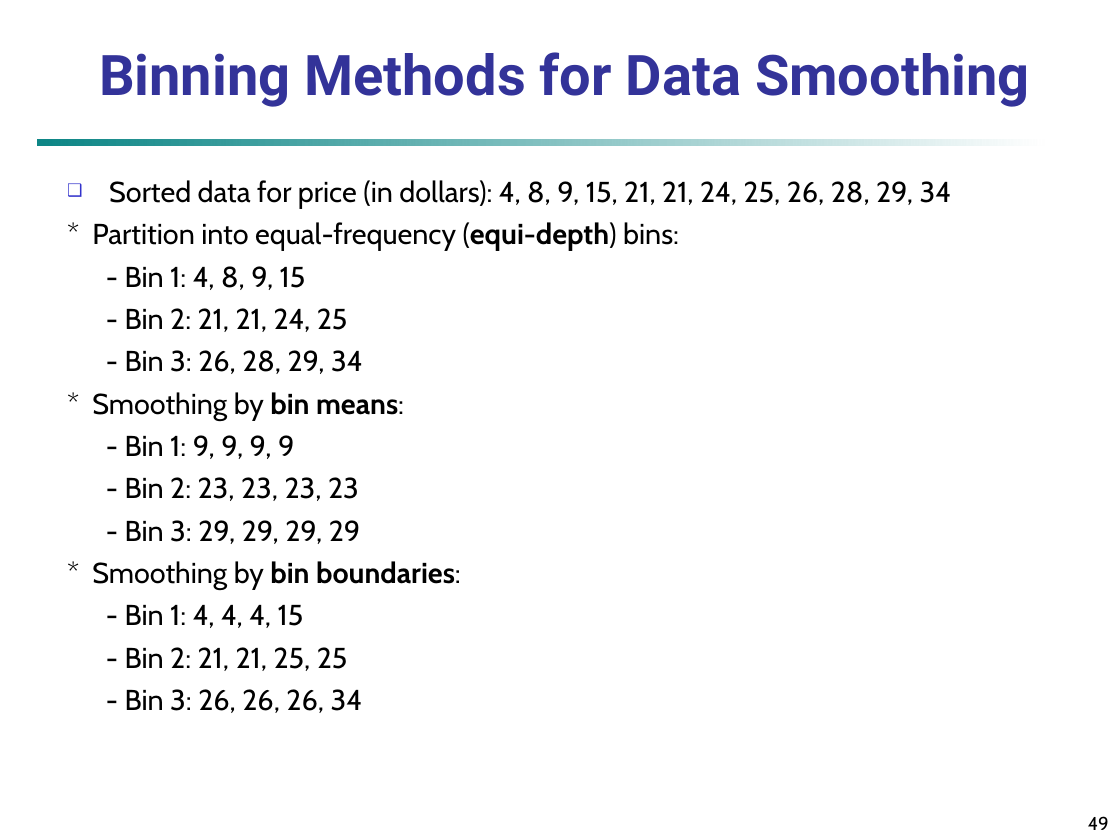
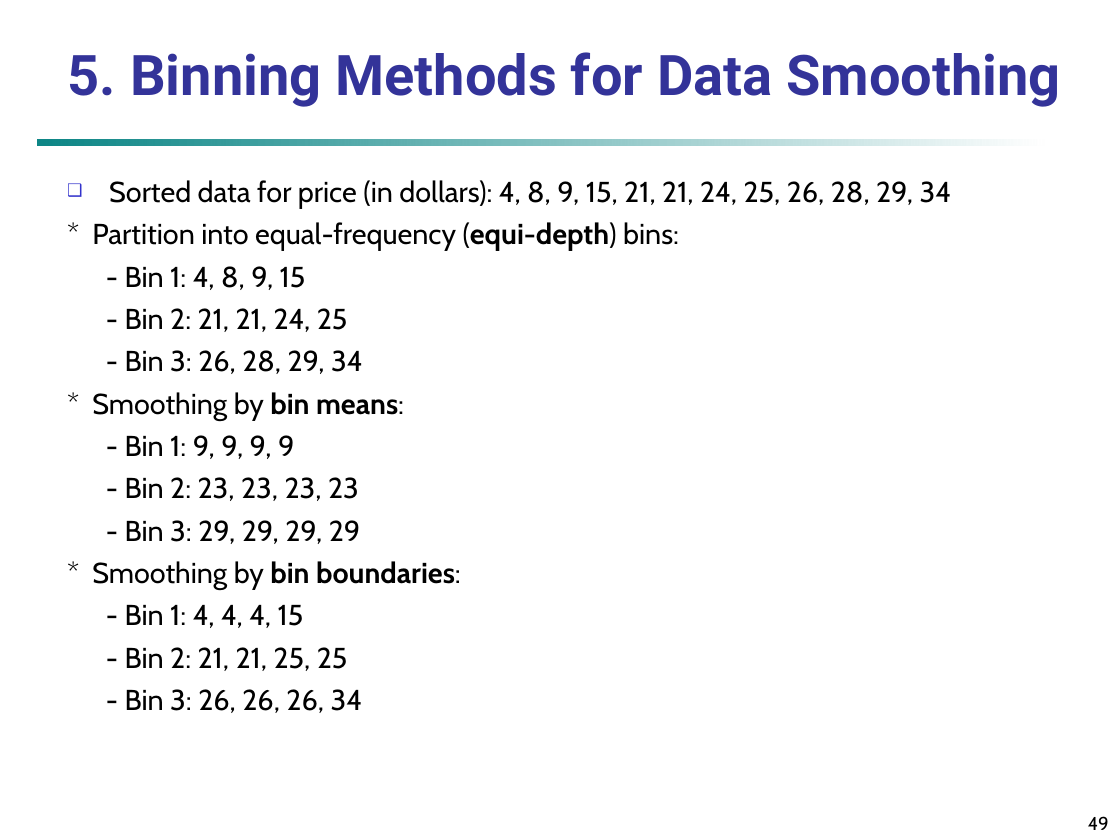
Before and after one commit to mohandesosama/data_warehouse_and_data_mining, a slide deck: slide 49 of Datamining-Slides/03_Preprocessing.ppt. Drawn at 1120x840 pixels with LibreOffice and Linux fonts; fonts in the diff are those of the drawing. Boxes give left, top, right and bottom in pixels: in the first picture for what was removed or moved away, otherwise in the second. Text is boxed around its words. In the diff, an @@ line names an element or a change of style, - is before the commit and + after.

Commit message:
updated data transformation methods in chapter 3

```diff
--- a/Datamining-Slides/03_Preprocessing.ppt
+++ b/Datamining-Slides/03_Preprocessing.ppt
@@ title at bbox=[68, 52, 1061, 107]: text changed @@
-Binning Methods for Data Smoothing
+5. Binning Methods for Data Smoothing
```
Also in this commit, not shown: 4 other slides changed.
